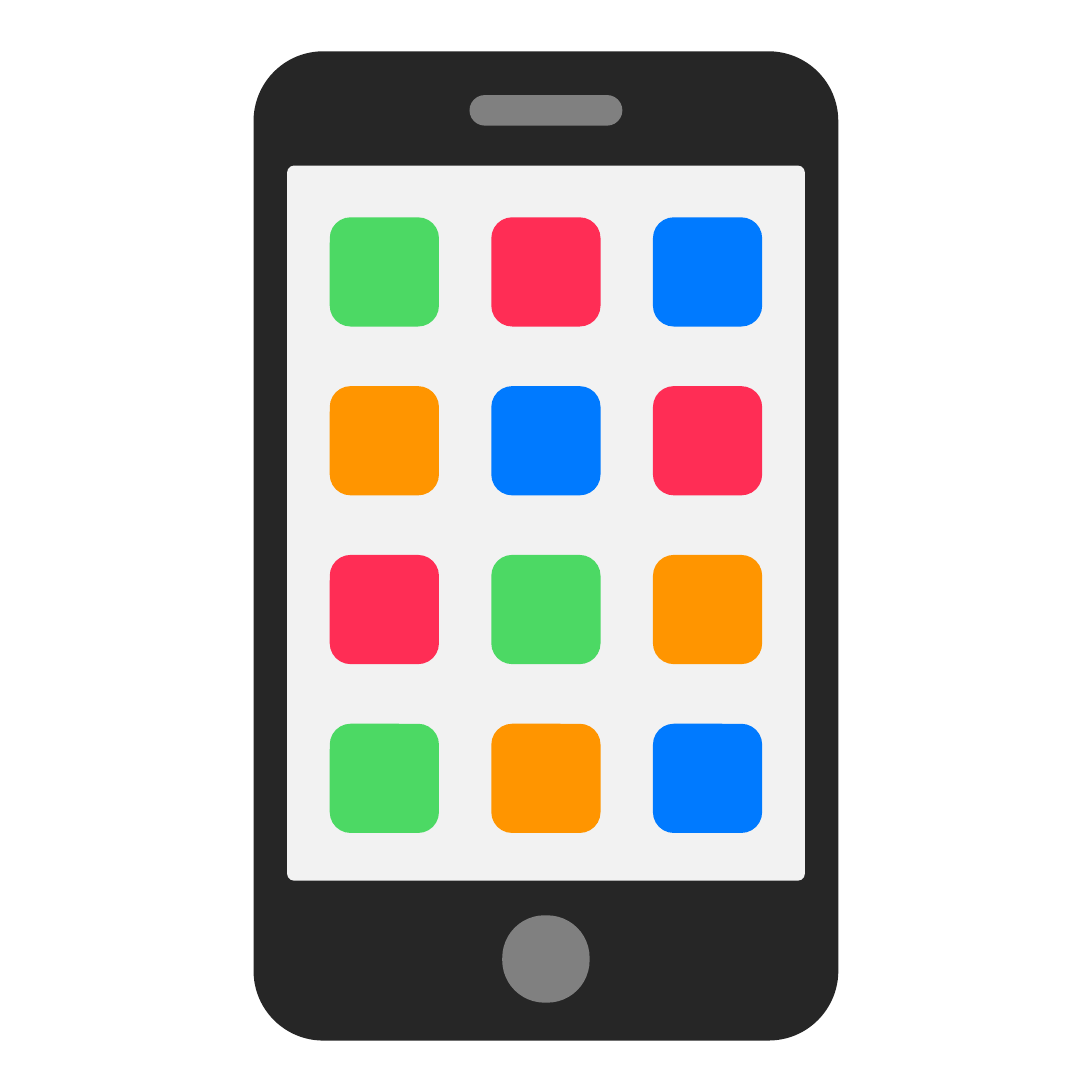
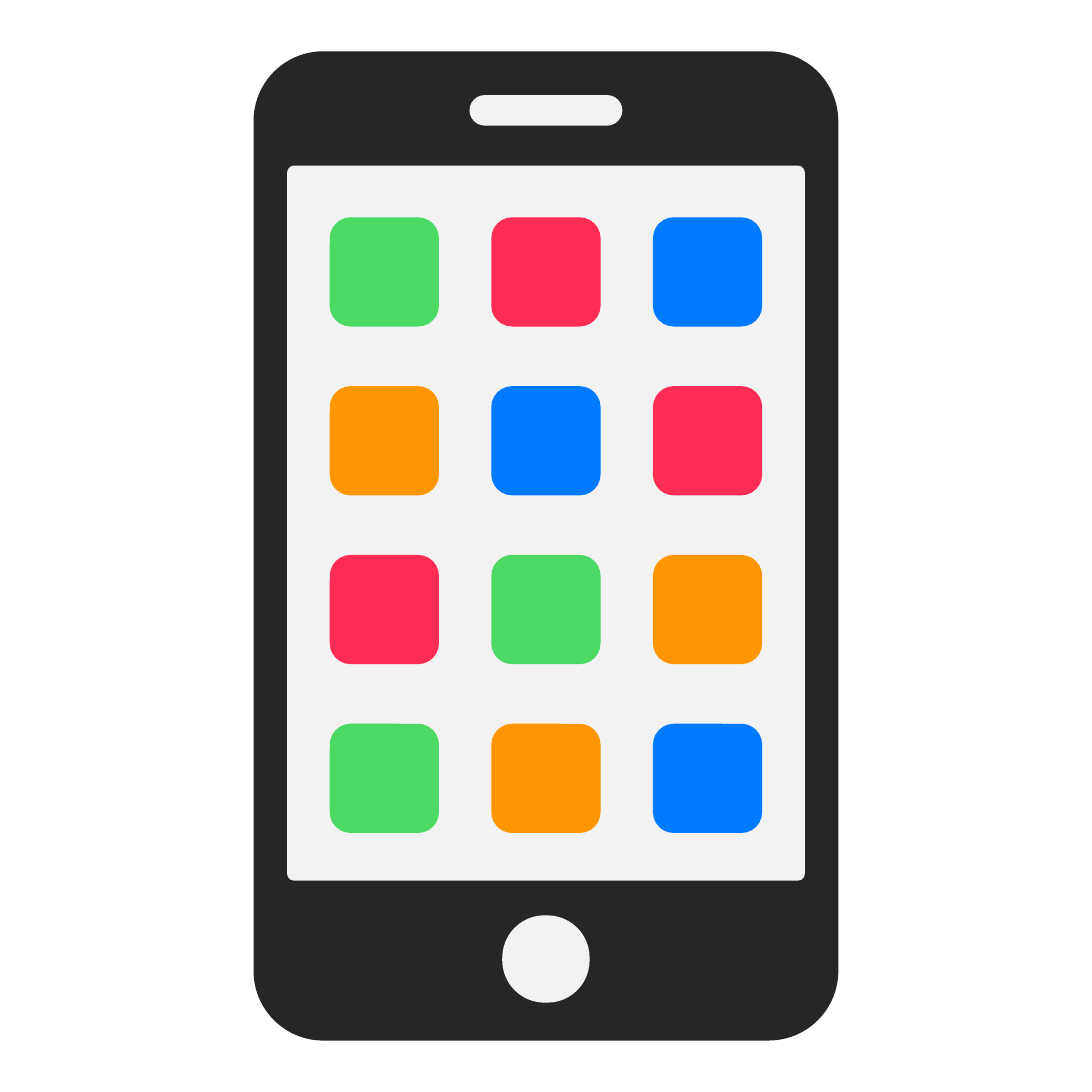
Before and after one commit to scriptPilot/app-framework, a slide deck: slide 1 of faviconIcon.pptx. Drawn at 1092x1092 pixels with LibreOffice and Linux fonts; fonts in the diff are those of the drawing. Boxes give left, top, right and bottom in pixels: in the first picture for what was removed or moved away, otherwise in the second. Text is boxed around its words. In the diff, an @@ line names an element or a change of style, - is before the commit and + after.

```diff
--- a/faviconIcon.pptx
+++ b/faviconIcon.pptx
@@ rounded rectangle at [469,95,623,127]: fill #808080 to #F2F2F2 @@
@@ rounded rectangle at [503,916,590,1003]: fill #808080 to #F2F2F2 @@
```
Also in this commit, not shown: 3 other files.
